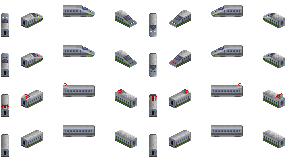
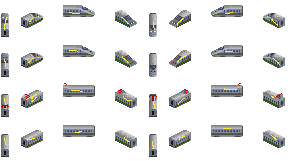
Layered file, before and after one edit (296x161). Changes by layer:
added layer "Sprites T3 E3 R" in group "T3" over 4, 12, 280, 149
